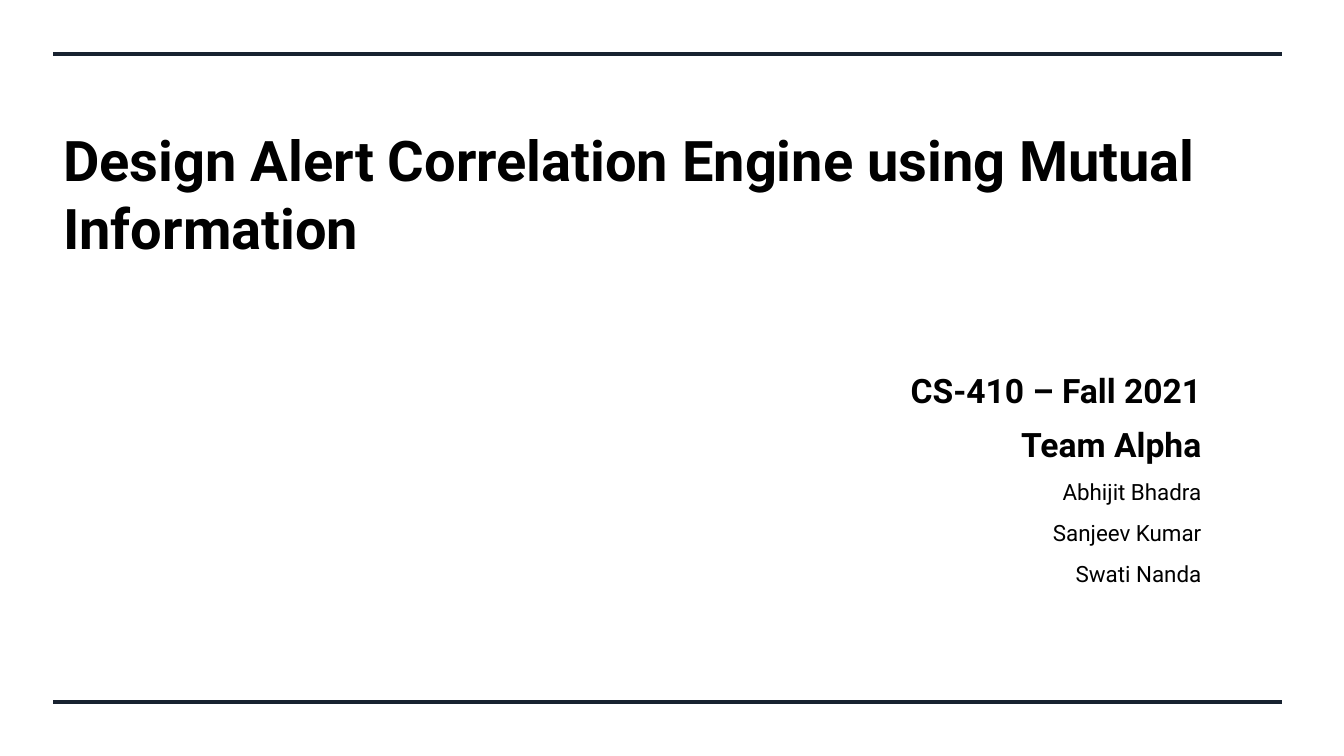
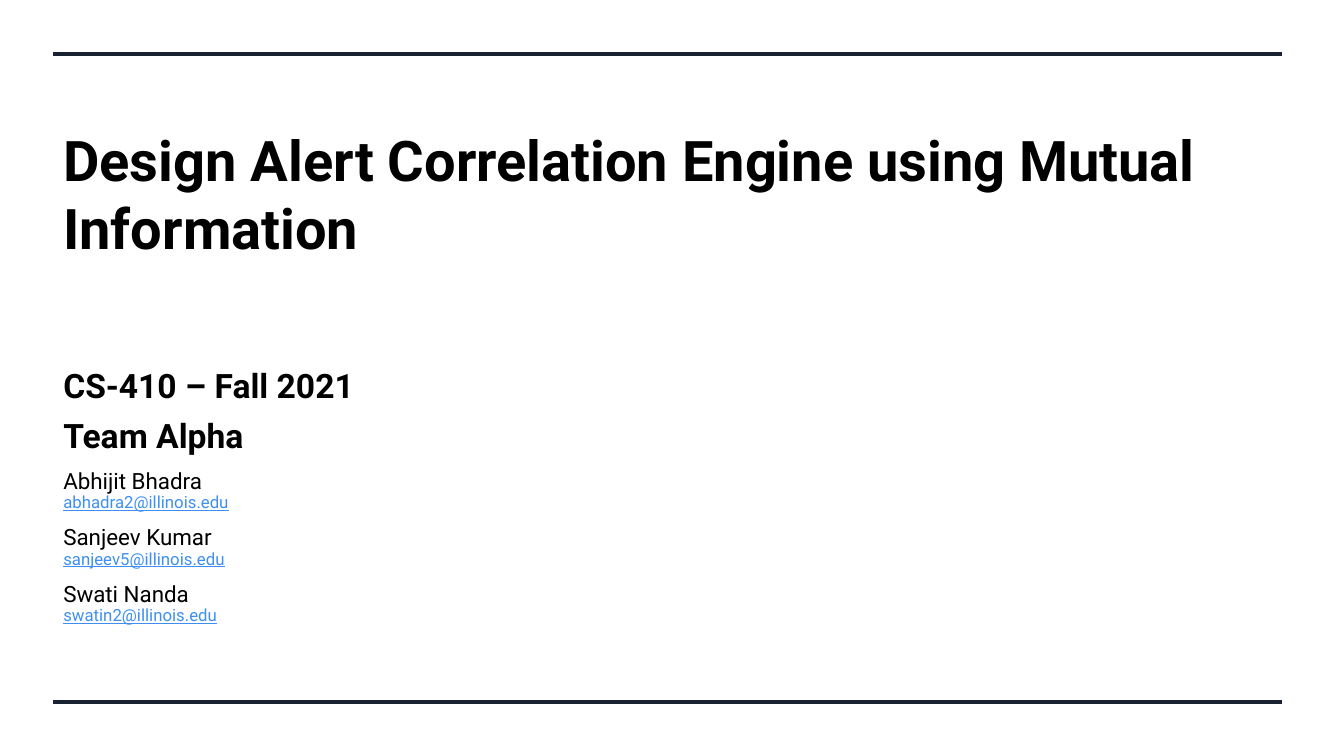
Before and after one commit to swatinanda/CS410-Fall2021-TeamAlpha, a slide deck: slide 1 of Team_Alpha_Presentation.pptx. Drawn at 1344x756 pixels with LibreOffice and Linux fonts; fonts in the diff are those of the drawing. Boxes give left, top, right and bottom in pixels: in the first picture for what was removed or moved away, otherwise in the second. Text is boxed around its words. In the diff, an @@ line names an element or a change of style, - is before the commit and + after.

Commit message:
updated ppt

```diff
--- a/Team_Alpha_Presentation.pptx
+++ b/Team_Alpha_Presentation.pptx
@@ text at box(63, 372, 354, 455): alignment right to left; line spacing 1 to 0.9 @@
@@ text at box(63, 472, 228, 625): text changed; size 16 to 12 pt; text colour #000000 to #3E8FF1 @@
-Abhijit Bhadra
-Sanjeev Kumar
-Swati Nanda
+Abhijit Bhadra
+abhadra2@illinois.edu
+Sanjeev Kumar
+sanjeev5@illinois.edu
+Swati Nanda
+swatin2@illinois.edu
```
Also in this commit, not shown: 1 slide added, 1 slide removed.
